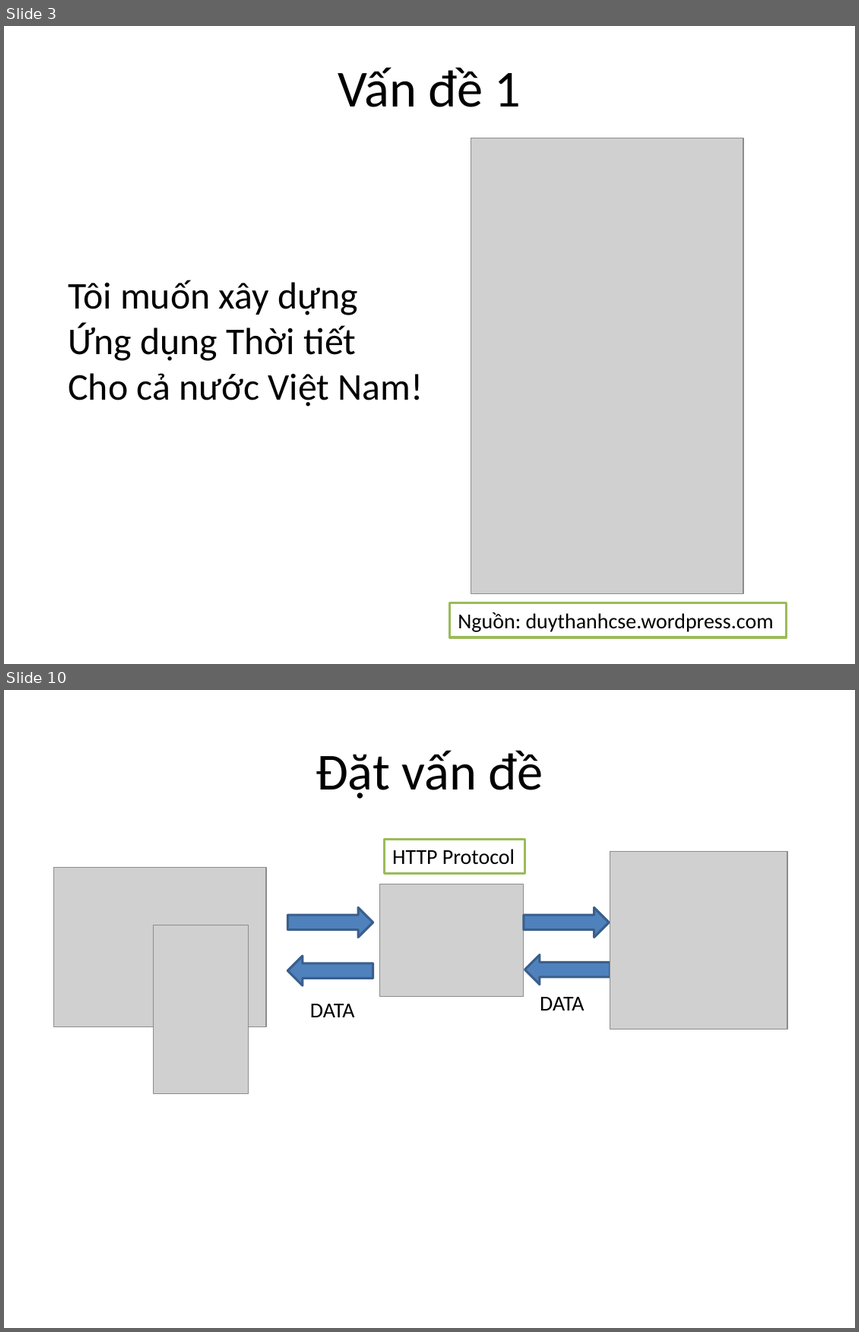
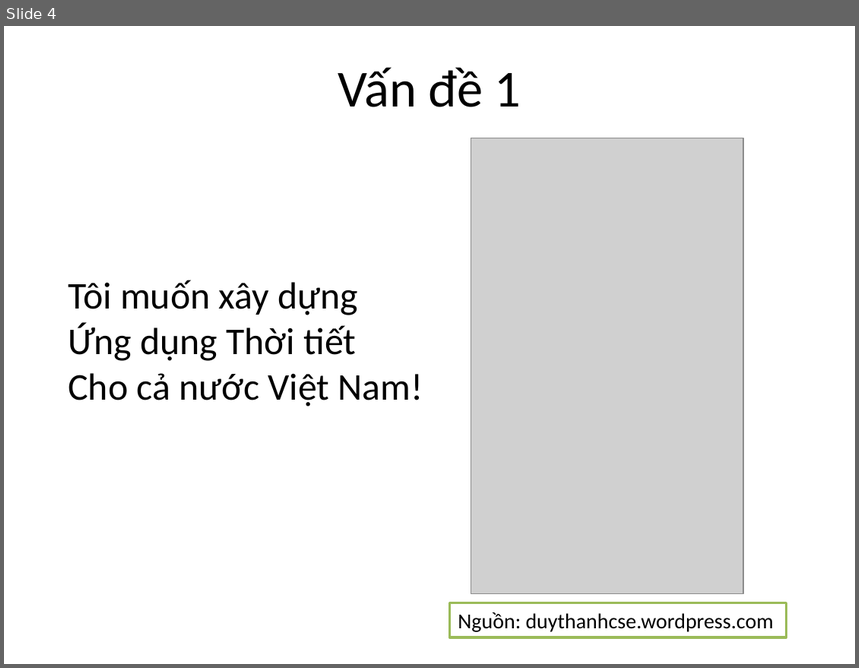
Before and after one commit to phithanh97cs/T3H, a slide deck: Other/Free/Làm web thật đơn giản với Web Service và Spring.pptx. Shown one above the other, each under a label of ours: slides 3 and 10 before the commit, slide 4 after it; the slides between them are not shown. The pictures are 859x1332 and 859x668 pixels, drawn with LibreOffice and Linux fonts; fonts in the diff are those of the drawing; grey boxes stand for pictures. Boxes give left, top, right and bottom in pixels: in the first picture for what was removed or moved away, otherwise in the second. Text is boxed around its words. In the diff, an @@ line names an element or a change of style, - is before the commit and + after.

```diff
--- a/Other/Free/Làm web thật đơn giản với Web Service và Spring.pptx
+++ b/Other/Free/Làm web thật đơn giản với Web Service và Spring.pptx
@@ slide 10 removed at bbox=[4, 690, 855, 1328], background #FFFFFF @@
@@ title removed at bbox=[316, 750, 543, 799] @@
-Đặt vấn đề
@@ rectangle removed at bbox=[385, 839, 525, 873] @@
-HTTP Protocol
@@ picture removed at bbox=[53, 867, 266, 1026] @@
@@ picture removed at bbox=[610, 852, 787, 1029] @@
@@ picture removed at bbox=[380, 884, 524, 996] @@
@@ right arrow removed at bbox=[287, 908, 373, 938] @@
@@ right arrow removed at bbox=[524, 908, 609, 938] @@
@@ picture removed at bbox=[154, 926, 248, 1094] @@
@@ right arrow removed at bbox=[287, 957, 373, 986] @@
@@ right arrow removed at bbox=[525, 954, 610, 985] @@
@@ text removed at bbox=[310, 1004, 354, 1018] @@
-DATA
@@ text removed at bbox=[540, 997, 584, 1011] @@
-DATA
@@ what was slide 3 is now slide 4 @@
```
Also in this commit, not shown: 7 slides changed, 14 slides added, 2 other slides removed, 2 other files.
